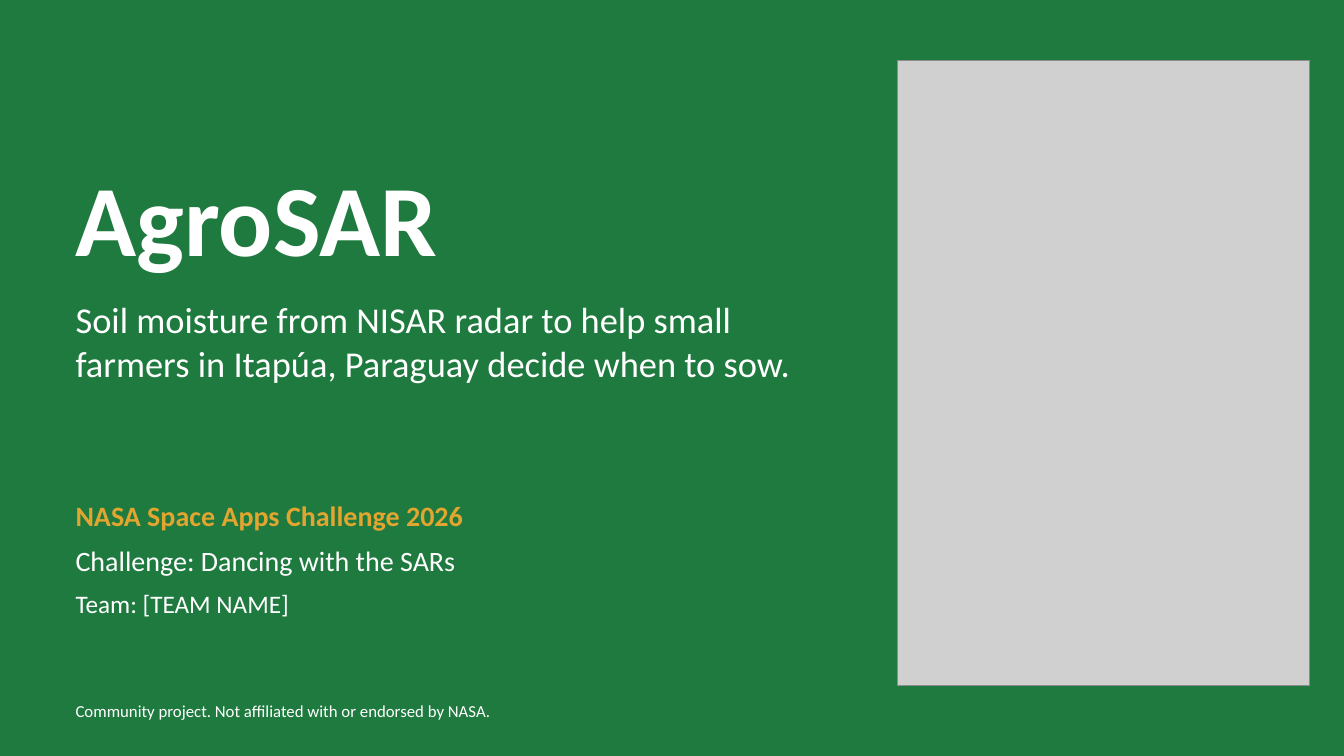
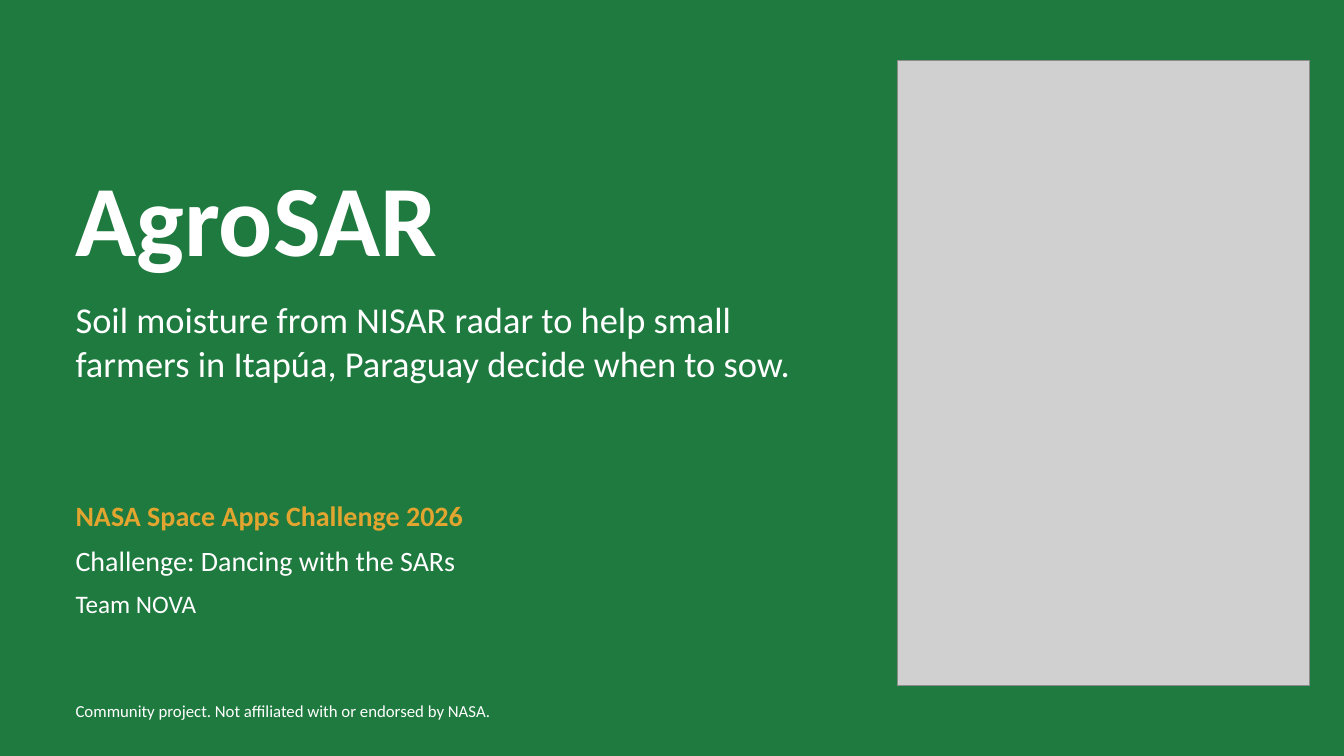
Before and after one commit to Grupo-Nova-Software/AgroSAR, a slide deck: slide 1 of docs/entrega/AgroSAR_presentacion.pptx. Drawn at 1344x756 pixels with LibreOffice and Linux fonts; fonts in the diff are those of the drawing; grey boxes stand for pictures. Boxes give left, top, right and bottom in pixels: in the first picture for what was removed or moved away, otherwise in the second. Text is boxed around its words. In the diff, an @@ line names an element or a change of style, - is before the commit and + after.

```diff
--- a/docs/entrega/AgroSAR_presentacion.pptx
+++ b/docs/entrega/AgroSAR_presentacion.pptx
@@ text at bbox=[76, 596, 196, 613]: text changed @@
-Team: [TEAM NAME]
+Team NOVA
```
Also in this commit, not shown: 2 other slides changed, 2 other files.
